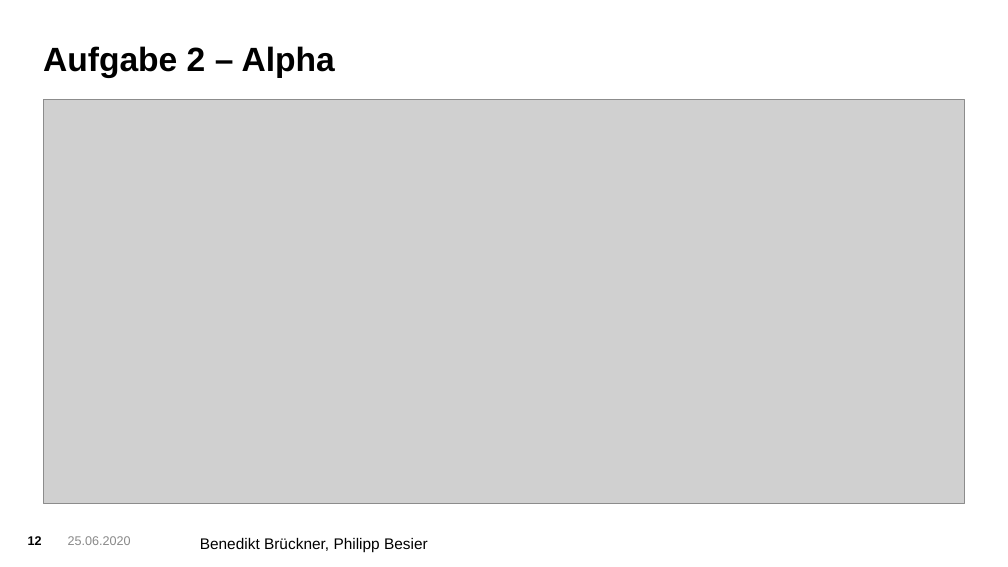
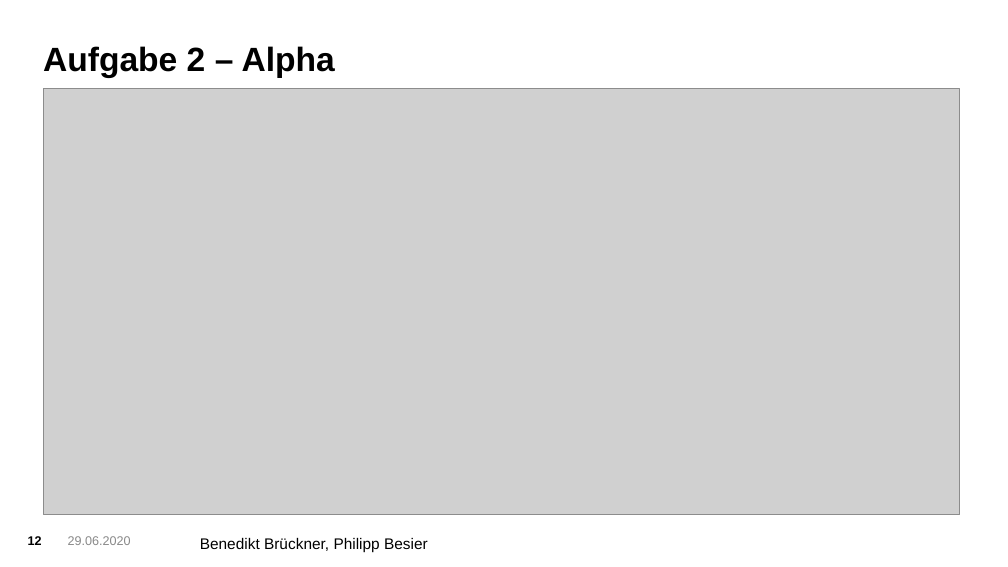
Before and after one commit to benebrue/case-study-asset-pricing, a slide deck: slide 12 of Abgabe/Asset_Pricing_Fallstudie.pptx. Drawn at 1008x567 pixels with LibreOffice and Linux fonts; fonts in the diff are those of the drawing; grey boxes stand for pictures; background and template pictures are left out. Boxes give left, top, right and bottom in pixels: in the first picture for what was removed or moved away, otherwise in the second. Text is boxed around its words. In the diff, an @@ line names an element or a change of style, - is before the commit and + after.

```diff
--- a/Abgabe/Asset_Pricing_Fallstudie.pptx
+++ b/Abgabe/Asset_Pricing_Fallstudie.pptx
@@ picture: place and size @@
-picture at [43, 99, 965, 503]
+picture at [43, 89, 960, 515]
@@ text at [68, 536, 131, 545]: text changed @@
-25.06.2020
+29.06.2020
```
Also in this commit, not shown: 10 other slides changed, 4 other files.
